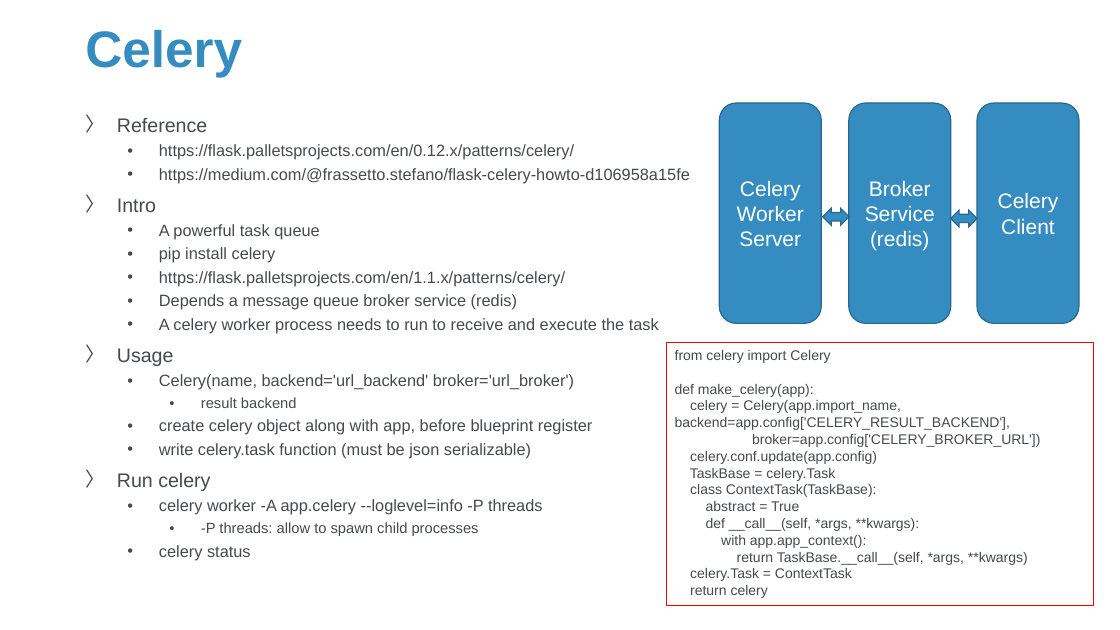
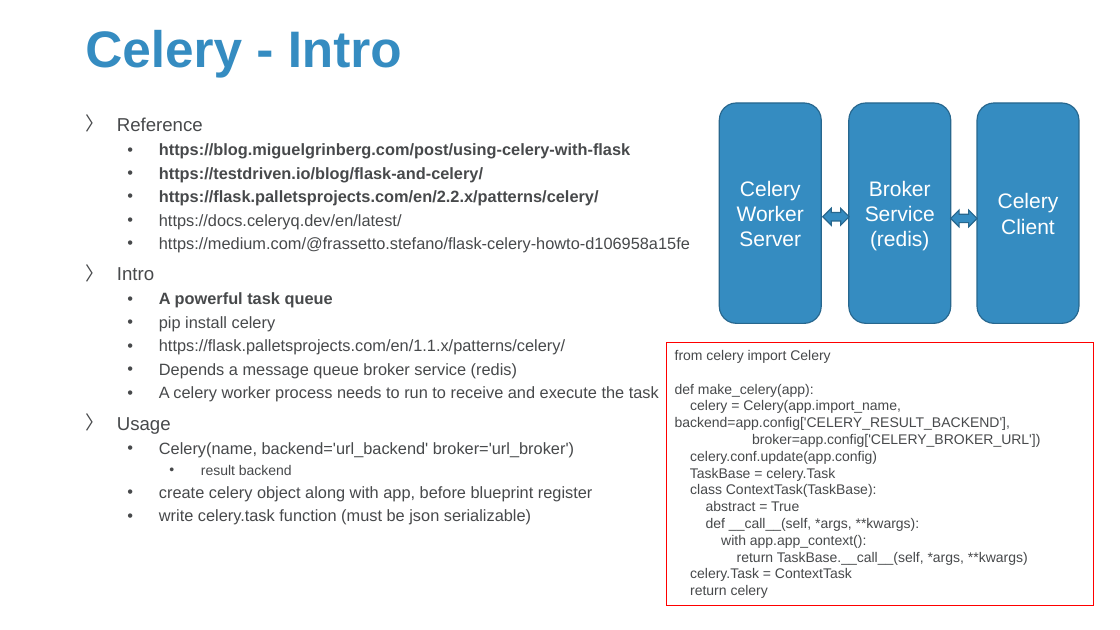
Before and after one commit to Sparks-Lu/TechNotes, a slide deck: slide 32 of Web/Flask-Notes.pptx (slide 20 before the commit). Drawn at 1120x630 pixels with LibreOffice and Linux fonts; fonts in the diff are those of the drawing; background and template pictures are left out. Boxes give left, top, right and bottom in pixels: in the first picture for what was removed or moved away, otherwise in the second. Text is boxed around its words. In the diff, an @@ line names an element or a change of style, - is before the commit and + after.

```diff
--- a/Web/Flask-Notes.pptx
+++ b/Web/Flask-Notes.pptx
@@ title at bbox=[85, 30, 402, 77]: text changed @@
-Celery
+Celery - Intro
@@ text at bbox=[117, 117, 333, 475]: size 16.8 to 16 pt in "Reference", "Intro", "Usage"; bold on in "A powerful task queue"; size 12.6 to 12 pt in "result backend" @@
@@ text at bbox=[159, 143, 630, 229]: text changed; bold on @@
-  • https://flask.palletsprojects.com/en/0.12.x/patterns/celery/
+  • https://blog.miguelgrinberg.com/post/using-celery-with-flask
+  • https://testdriven.io/blog/flask-and-celery/
+  • https://flask.palletsprojects.com/en/2.2.x/patterns/celery/
+  • https://docs.celeryq.dev/en/latest/
@@ text at bbox=[117, 473, 543, 560]: paragraphs removed @@
-〉 Run celery
-  • celery worker -A app.celery --loglevel=info -P threads
-    • -P threads: allow to spawn child processes
-  • celery status
```
Also in this commit, not shown: 3 other slides changed, 11 slides added, 8 other files.
